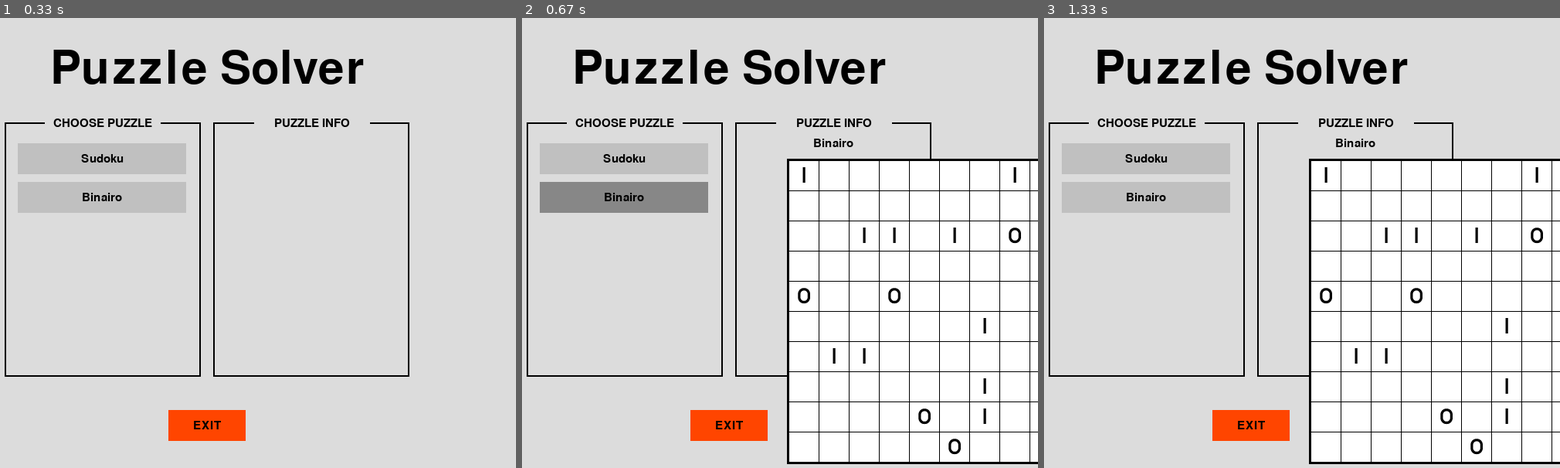
Above: before the commit, frames 1-3 (left to right).
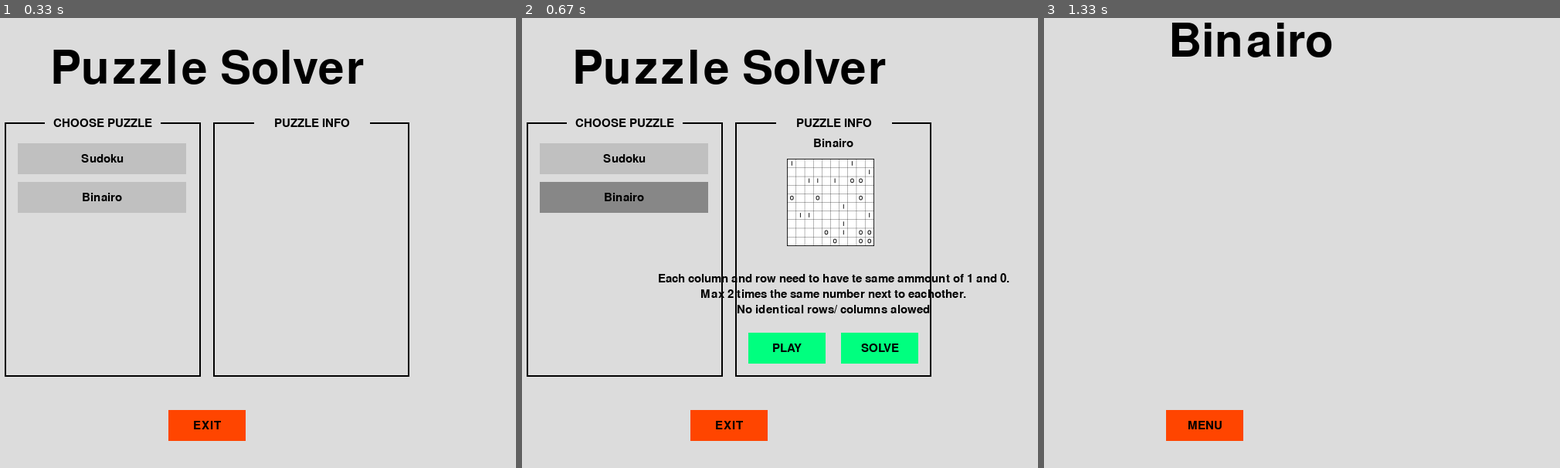
Above: after the commit, the same moments.

Repository: ChristopheVdE/Puzzle-solver
Game: pygame game, started from Application/Pygame/MainMenu.py
Two runs of this game, one before a commit and one after it. Both use one fixed random seed, a clock stepped at 60 frames per second and the inputs below.
Inputs (mouse positions are in pixels of both pictures, inside the frame that each line leads up to):
- Up to frame 1 (0.33 s): no input
- Up to frame 2 (0.67 s): click "Binairo" at 0.38 s
- Up to frame 3 (1.33 s): click (1312, 337) at 0.72 s

Frame 1 is identical in both runs. In frame 2, 32% of the frame differs, in the area x 26-100%, y 31-100%; in frame 3, 43%, in the area x 0-100%, y 1-100%.

Commit message:
binairo info menu

Diff:
--- a/Application/Pygame/MainMenu.py
+++ b/Application/Pygame/MainMenu.py
@@ -155,9 +155,18 @@
             image = pygame.image.load(Images + '\Binairo.png')
             Screen.blit(image, (Submenu_X + 65, Submenu_Y + 45))
             # Puzzle info
+            TextObject("Each column and row need to have te same ammount of 1 and 0.", ButtonFont, black, 535, Submenu_Y + 200)
+            TextObject("Max 2 times the same number next to eachother.", ButtonFont, black, 535, Submenu_Y + 220)
+            TextObject("No identical rows/ columns alowed", ButtonFont, black, 535, Submenu_Y + 240)
             # Play button
+            Button("PLAY", (Submenu_X + 15, Submenu_Y + 270), 100, 40, Playbutton, PlayHighlight, mouse)
+            if Submenu_X + 15 + 100 > mouse[0] > Submenu_X + 15 and Submenu_Y + 270 + 40 > mouse[1] > Submenu_Y + 270 and click[0] == 1:
+                Binairo_GameLoop()
+
             # solve button
-
+            Button("SOLVE", (Submenu_X + 135, Submenu_Y + 270), 100, 40, Playbutton, PlayHighlight, mouse)
+            if Submenu_X + 135 + 100 > mouse[0] > Submenu_X + 135 and Submenu_Y + 270 + 40 > mouse[1] > Submenu_Y + 270 and click[0] == 1:
+                Binairo_GameLoop()
     # EXIT Button ------------------------------------------------------------------------------------------
         Button("EXIT", (ScreenWidth / 2 - 50, ScreenHeight - 75), 100, 40, (255, 69, 0), (139, 0, 0), mouse)
         if ((ScreenWidth / 2 - 50) + 100 > mouse[0] > (ScreenWidth / 2 - 50) and (ScreenHeight - 75) + 40 > mouse[1] > (ScreenHeight - 75)):
Binary file changed: Application/Pygame/Images/Binairo.png
